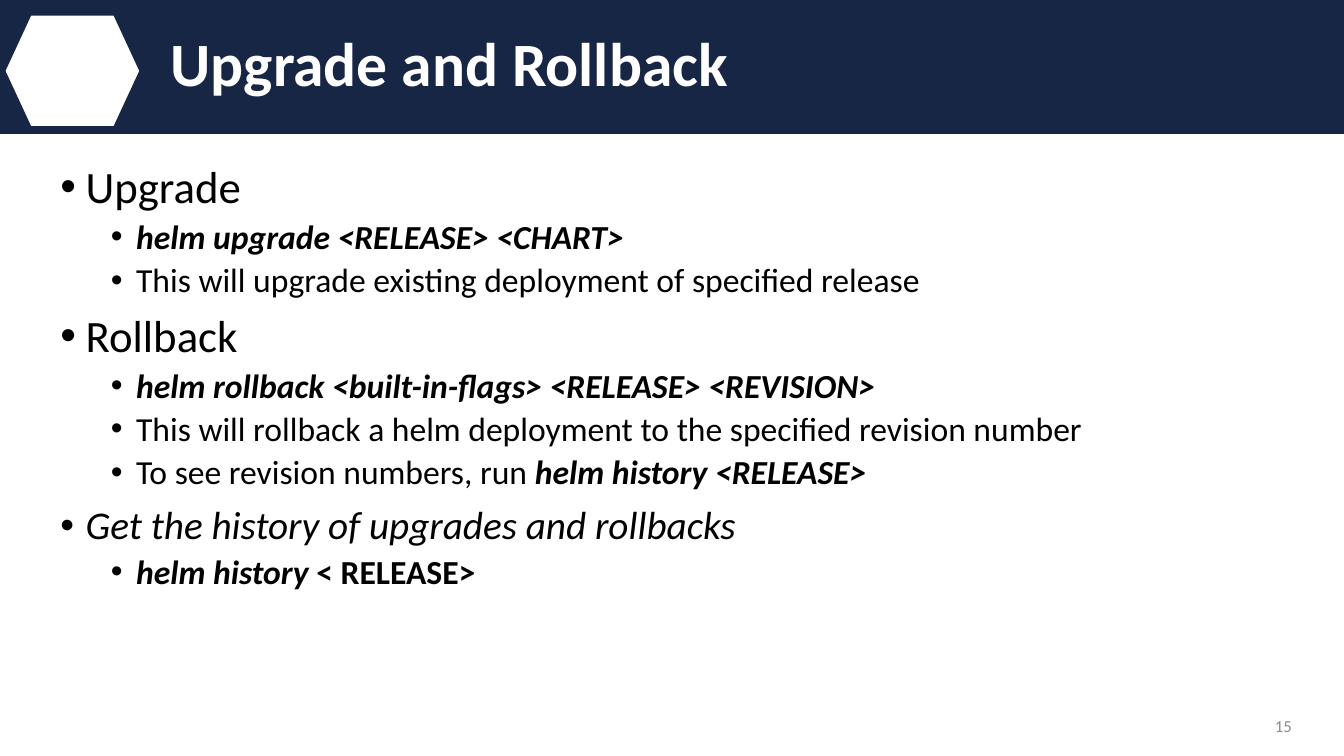
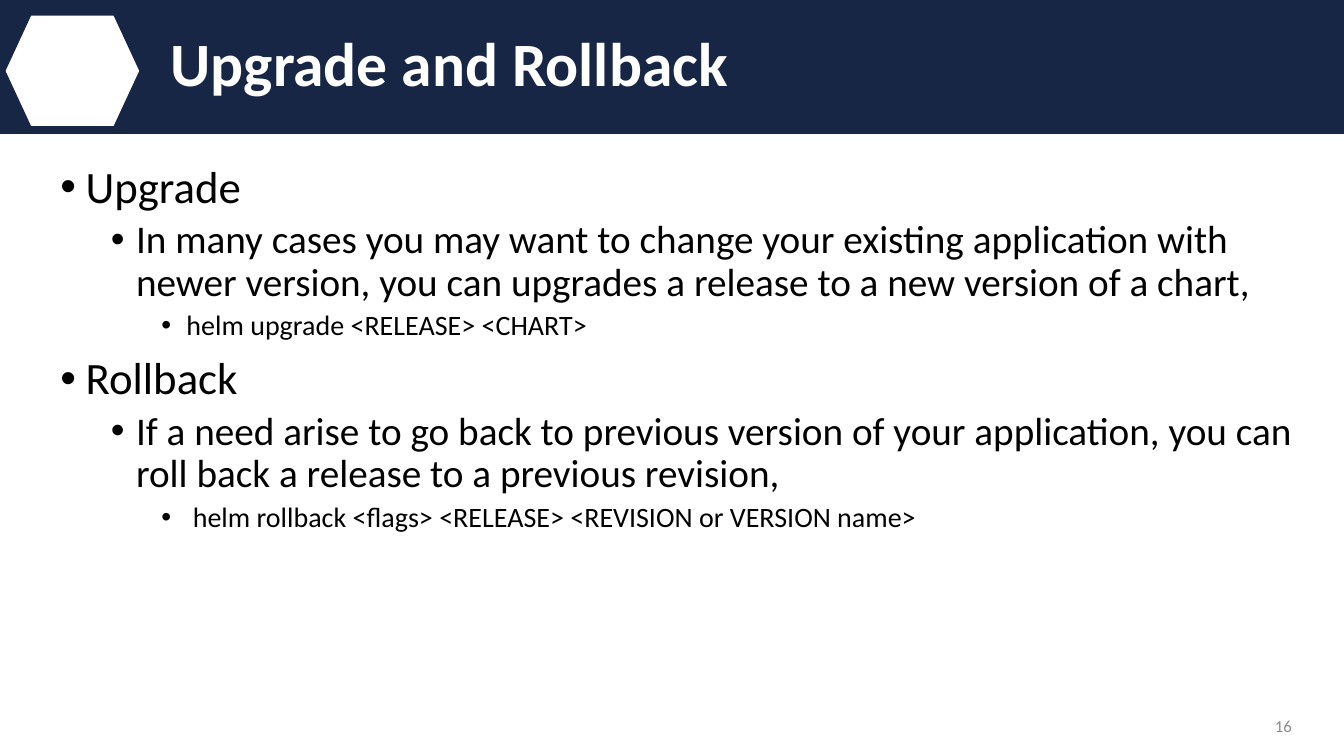
Before and after one commit to IBM/helm101, a slide deck: slide 16 of presentation/Helm.pptx (slide 15 before the commit). Drawn at 1344x756 pixels with LibreOffice and Linux fonts; fonts in the diff are those of the drawing; background and template pictures are left out. Boxes give left, top, right and bottom in pixels: in the first picture for what was removed or moved away, otherwise in the second. Text is boxed around its words. In the diff, an @@ line names an element or a change of style, - is before the commit and + after.

```diff
--- a/presentation/Helm.pptx
+++ b/presentation/Helm.pptx
@@ text at [136, 225, 1249, 303]: paragraph added @@
+  • In many cases you may want to change your existing application with newer version, you can upgrades a release to a new version of a chart,
@@ text at [136, 268, 919, 298]: paragraph removed @@
-  • This will upgrade existing deployment of specified release
@@ text at [186, 315, 587, 340]: size 24 to 20 pt, bold off, italic off in "helm upgrade <RELEASE> <CHART>"; list level 2 to 3 in "helm upgrade <RELEASE> <CHART>" @@
@@ text at [136, 417, 1292, 532]: text changed; size 24 to 28 pt; italic off @@
-  • helm rollback <built-in-flags> <RELEASE> <REVISION>
-  • This will rollback a helm deployment to the specified revision number
-  • To see revision numbers, run helm history <RELEASE>
-• Get the history of upgrades and rollbacks
-  • helm history < RELEASE>
+  • If a need arise to go back to previous version of your application, you can roll back a release to a previous revision,
+    • helm rollback <flags> <RELEASE> <REVISION or VERSION name>
@@ page number at [1275, 721, 1292, 732]: text changed @@
-15
+16
```
Also in this commit, not shown: 15 other slides changed, 2 slides added, 11 slides removed.
